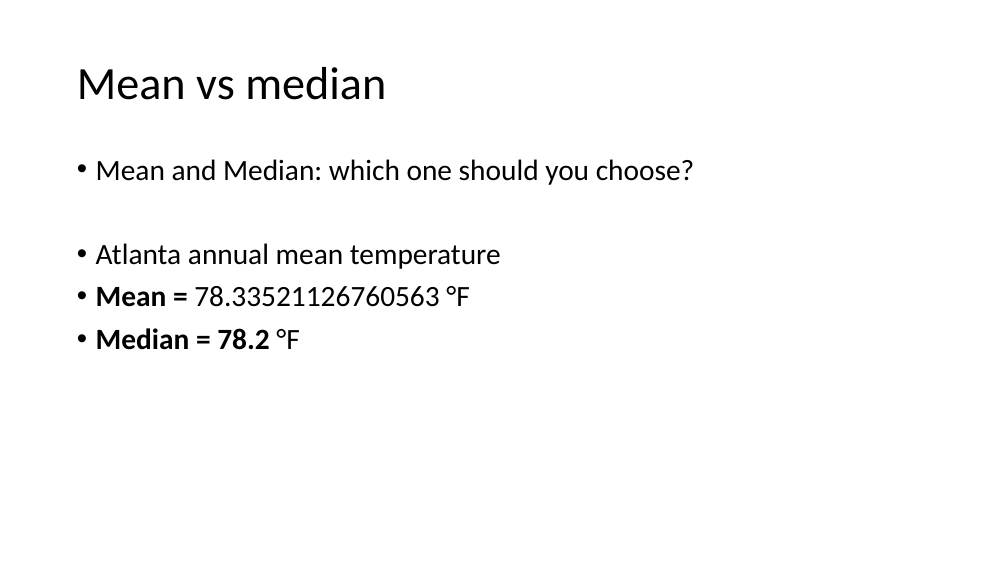
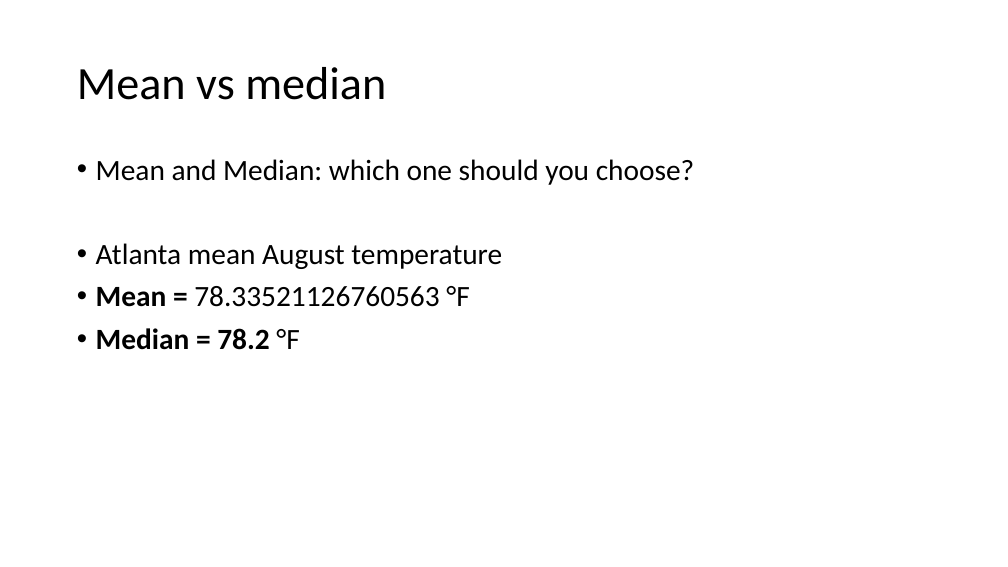
Before and after one commit to aarobel/PracticalCodingMath4EAS, a slide deck: slide 13 of Class6_Stats.pptx. Drawn at 1008x567 pixels with LibreOffice and Linux fonts; fonts in the diff are those of the drawing. Boxes give left, top, right and bottom in pixels: in the first picture for what was removed or moved away, otherwise in the second. Text is boxed around its words. In the diff, an @@ line names an element or a change of style, - is before the commit and + after.

```diff
--- a/Class6_Stats.pptx
+++ b/Class6_Stats.pptx
@@ text at [96,243,502,269]: text changed @@
-• Atlanta annual mean temperature
+• Atlanta mean August temperature
```
Also in this commit, not shown: 1 other slide changed.
